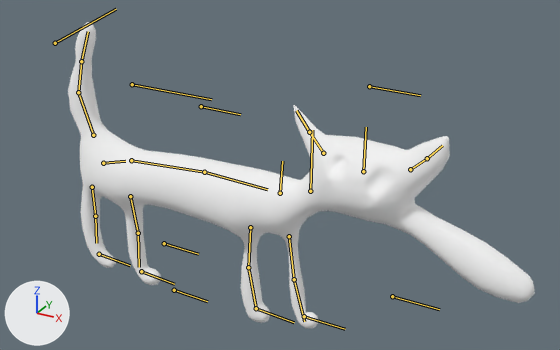
A saved change to the glTF model static/models/characters/zob.glb.
Before and after are seen from a 50 mm lens placed at (7.17, -9.89, 7.77), pointed at (1.62, 0.21, 2.73). Lighting does not change. The marker at lower left points along +X, +Y and +Z. The bones that bend it are drawn over the model as lines.

Objects in the first picture: 'zoo-2'.
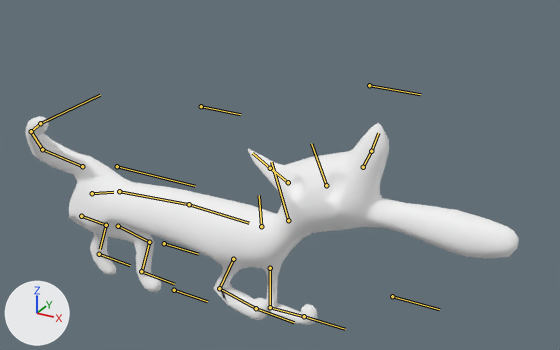
The newer file adds an action. The first version stands in its rest pose; the second is drawn at frame 2 of the action 'Sniff'.

Location of each change, [x1, y1, x2, y2] in pixels of the pictures (560 x 350 px):
'zoo-2', posed (32% shorter)
    before: [68, 22, 535, 328]
    after: [25, 116, 519, 325]
bone 'Butt', root to tip
    before: (103, 163) to (125, 161)
    after: (92, 193) to (113, 192)
bone 'Neck1', root to tip
    before: (280, 193) to (282, 161)
    after: (261, 226) to (259, 195)
bone 'Neck2', root to tip
    before: (310, 191) to (312, 130)
    after: (288, 220) to (271, 162)
bone 'Head', root to tip
    before: (363, 171) to (366, 127)
    after: (326, 185) to (311, 143)
bone 'FrontLeg.L', root to tip
    before: (289, 236) to (294, 279)
    after: (270, 268) to (270, 307)
bone 'FrontFoot.L', root to tip
    before: (294, 279) to (304, 321)
    after: (270, 307) to (311, 318)
bone 'FrontLeg.R', root to tip
    before: (250, 227) to (248, 267)
    after: (233, 259) to (219, 288)
bone 'FrontFoot.R', root to tip
    before: (248, 267) to (256, 308)
    after: (219, 288) to (256, 308)
bone 'Tail1', root to tip
    before: (93, 135) to (78, 92)
    after: (82, 166) to (42, 149)
bone 'Tail2', root to tip
    before: (78, 92) to (81, 61)
    after: (42, 149) to (31, 131)
bone 'Tail3', root to tip
    before: (81, 61) to (88, 31)
    after: (31, 131) to (41, 123)
bone 'BackLeg.L', root to tip
    before: (130, 196) to (138, 233)
    after: (118, 226) to (149, 242)
bone 'BackFoot.L', root to tip
    before: (138, 233) to (139, 267)
    after: (149, 242) to (142, 271)
bone 'BackLeg.R', root to tip
    before: (92, 187) to (95, 216)
    after: (81, 216) to (106, 225)
bone 'BackFoot.R', root to tip
    before: (95, 216) to (96, 243)
    after: (106, 225) to (100, 249)

Edits to the bpy script that builds the scene:
```text
Change bone_butt:
    where bone_butt = bpy.data.objects['Armature'].pose.bones['Butt']  # child of 'Control'
    bone_butt.location: (0.0, 0.0, 0.0) -> (0.0, -0.53, -0.57)
Change bone_neck1:
    where bone_neck1 = bpy.data.objects['Armature'].pose.bones['Neck1']  # child of 'Chest'
    bone_neck1.rotation_quaternion: (1.0, 0.0, 0.0, 0.0) -> (0.997, 0.072, 0.0, 0.0)  # degrees (0, 0, 0) -> degrees (8, 0, 0)
Change bone_neck2:
    where bone_neck2 = bpy.data.objects['Armature'].pose.bones['Neck2']  # child of 'Neck1'
    bone_neck2.rotation_quaternion: (1.0, 0.0, 0.0, 0.0) -> (0.995, 0.096, 0.0, 0.0)  # degrees (0, 0, 0) -> degrees (11, 0, 0)
Change bone_head:
    where bone_head = bpy.data.objects['Armature'].pose.bones['Head']  # child of 'Neck2'
    bone_head.rotation_quaternion: (1.0, 0.0, 0.0, 0.0) -> (0.999, 0.031, -0.02, -0.017)  # degrees (0, 0, 0) -> degrees (4, -2, -2)
Change bone_frontleg_l:
    where bone_frontleg_l = bpy.data.objects['Armature'].pose.bones['FrontLeg.L']  # child of 'Chest'
    bone_frontleg_l.rotation_quaternion: (1.0, 0.0, 0.0, 0.0) -> (0.997, -0.072, 0.003, 0.002)  # degrees (0, 0, 0) -> degrees (-8, 0, 0)
Change bone_frontfoot_l:
    where bone_frontfoot_l = bpy.data.objects['Armature'].pose.bones['FrontFoot.L']  # child of 'FrontLeg.L'
    bone_frontfoot_l.rotation_quaternion: (1.0, 0.0, 0.0, 0.0) -> (0.733, 0.68, 0.0, 0.002)  # degrees (0, 0, 0) -> degrees (86, 0, 0)
Change bone_frontleg_r:
    where bone_frontleg_r = bpy.data.objects['Armature'].pose.bones['FrontLeg.R']  # child of 'Chest'
    bone_frontleg_r.rotation_quaternion: (1.0, 0.0, 0.0, 0.0) -> (0.983, -0.183, 0.018, 0.015)  # degrees (0, 0, 0) -> degrees (-21, 2, 1)
Change bone_frontfoot_r:
    where bone_frontfoot_r = bpy.data.objects['Armature'].pose.bones['FrontFoot.R']  # child of 'FrontLeg.R'
    bone_frontfoot_r.rotation_quaternion: (1.0, 0.0, 0.0, 0.0) -> (0.713, 0.701, 0.0, 0.002)  # degrees (0, 0, 0) -> degrees (89, 0, 0)
Change bone_tail1:
    where bone_tail1 = bpy.data.objects['Armature'].pose.bones['Tail1']  # child of 'Butt'
    bone_tail1.rotation_quaternion: (1.0, 0.0, 0.0, 0.0) -> (0.882, 0.364, -0.175, -0.242)  # degrees (0, 0, 0) -> degrees (47, -8, -34)
Change bone_tail2:
    where bone_tail2 = bpy.data.objects['Armature'].pose.bones['Tail2']  # child of 'Tail1'
    bone_tail2.rotation_quaternion: (1.0, 0.0, 0.0, 0.0) -> (0.935, -0.355, 0.0, -0.001)  # degrees (0, 0, 0) -> degrees (-42, 0, 0)
Change bone_tail3:
    where bone_tail3 = bpy.data.objects['Armature'].pose.bones['Tail3']  # child of 'Tail2'
    bone_tail3.rotation_quaternion: (1.0, 0.0, 0.0, 0.0) -> (0.957, -0.29, 0.0, -0.001)  # degrees (0, 0, 0) -> degrees (-34, 0, 0)
Change bone_backleg_l:
    where bone_backleg_l = bpy.data.objects['Armature'].pose.bones['BackLeg.L']  # child of 'Butt'
    bone_backleg_l.rotation_quaternion: (1.0, 0.0, 0.0, 0.0) -> (0.82, 0.573, -0.001, 0.002)  # degrees (0, 0, 0) -> degrees (70, 0, 0)
Change bone_backfoot_l:
    where bone_backfoot_l = bpy.data.objects['Armature'].pose.bones['BackFoot.L']  # child of 'BackLeg.L'
    bone_backfoot_l.rotation_quaternion: (1.0, 0.0, 0.0, 0.0) -> (0.732, -0.682, 0.0, -0.002)  # degrees (0, 0, 0) -> degrees (-86, 0, 0)
Change bone_backleg_r:
    where bone_backleg_r = bpy.data.objects['Armature'].pose.bones['BackLeg.R']  # child of 'Butt'
    bone_backleg_r.rotation_quaternion: (1.0, 0.0, 0.0, 0.0) -> (0.743, 0.669, -0.001, 0.002)  # degrees (0, 0, 0) -> degrees (84, 0, 0)
Change bone_backfoot_r:
    where bone_backfoot_r = bpy.data.objects['Armature'].pose.bones['BackFoot.R']  # child of 'BackLeg.R'
    bone_backfoot_r.rotation_quaternion: (1.0, 0.0, 0.0, 0.0) -> (0.648, -0.762, 0.0, -0.002)  # degrees (0, 0, 0) -> degrees (-99, 0, 0)
```
